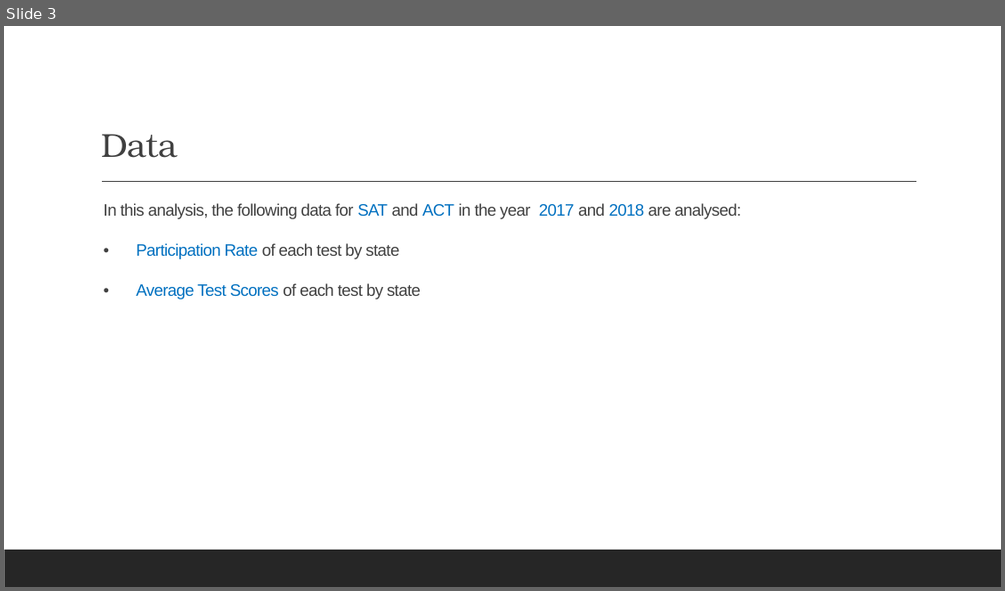
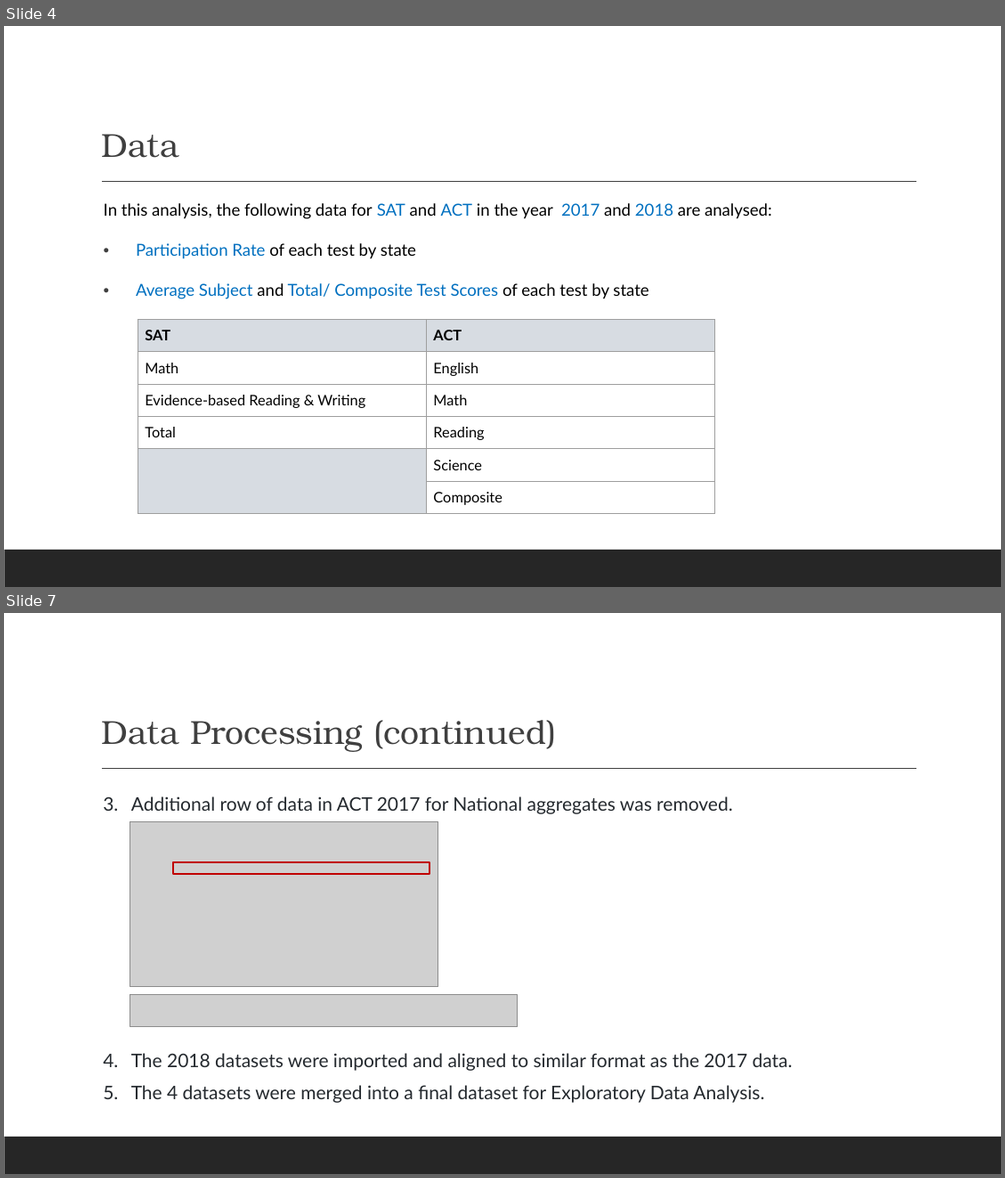
Before and after one commit to leungesther/DSI-Projects, a slide deck: Project-1-SAT-and-ACT-Analysis/SAT & ACT Analysis_presentation.pptx. Shown one above the other, each under a label of ours: slide 3 before the commit, slides 4 and 7 after it; the slides between them are not shown. The pictures are 1005x591 and 1005x1178 pixels, drawn with LibreOffice and Linux fonts; fonts in the diff are those of the drawing; grey boxes stand for pictures. Boxes give left, top, right and bottom in pixels: in the first picture for what was removed or moved away, otherwise in the second. Text is boxed around its words. In the diff, an @@ line names an element or a change of style, - is before the commit and + after.

```diff
--- a/Project-1-SAT-and-ACT-Analysis/SAT & ACT Analysis_presentation.pptx
+++ b/Project-1-SAT-and-ACT-Analysis/SAT & ACT Analysis_presentation.pptx
@@ slide 7 added at [4, 613, 1001, 1174], background #FFFFFF; not listed: 2 template elements that a slide beside it also shows @@
@@ title added at [101, 720, 556, 752], 32 pt, text #3F3F3F @@
+Data Processing (continued)
@@ text added at [131, 796, 793, 1103], 18 pt, text #24292E @@
+3. Additional row of data in ACT 2017 for National aggregates was removed.
+4. The 2018 datasets were imported and aligned to similar format as the 2017 data.
+5. The 4 datasets were merged into a final dataset for Exploratory Data Analysis.
@@ picture added at [130, 821, 438, 986] @@
@@ rectangle added at [173, 862, 429, 874], outline #C00000 2 pt @@
@@ picture added at [130, 995, 517, 1027] @@
@@ what was slide 3 is now slide 4 @@
@@ slide 4 changed as well @@
@@ title "Data" at [101, 134, 179, 158]: text colour #404040 to #3F3F3F, letter spacing -0.5 to 0 pt @@
@@ text at [104, 203, 772, 259]: font Arial to Lato, letter spacing -0.5 to 0 pt in "In this analysis, the following data for ...", "Participation Rate of each test by state"; text colour #404040 to #000000 in "In this analysis, the following data for ...", "of each test by state"; less space between paragraphs @@
@@ text at [136, 283, 648, 299]: text changed; font Arial to Lato @@
-• Average Test Scores of each test by state
+• Average Subject and Total/ Composite Test Scores of each test by state
@@ table added at [138, 319, 715, 514], 6 rows, 2 columns @@
+SAT | ACT
+Math | English
+Evidence-based Reading & Writing | Math
+Total | Reading
+ | Science
+ | Composite
```
Also in this commit, not shown: 8 other slides changed, 6 other slides added, 3 other files.
